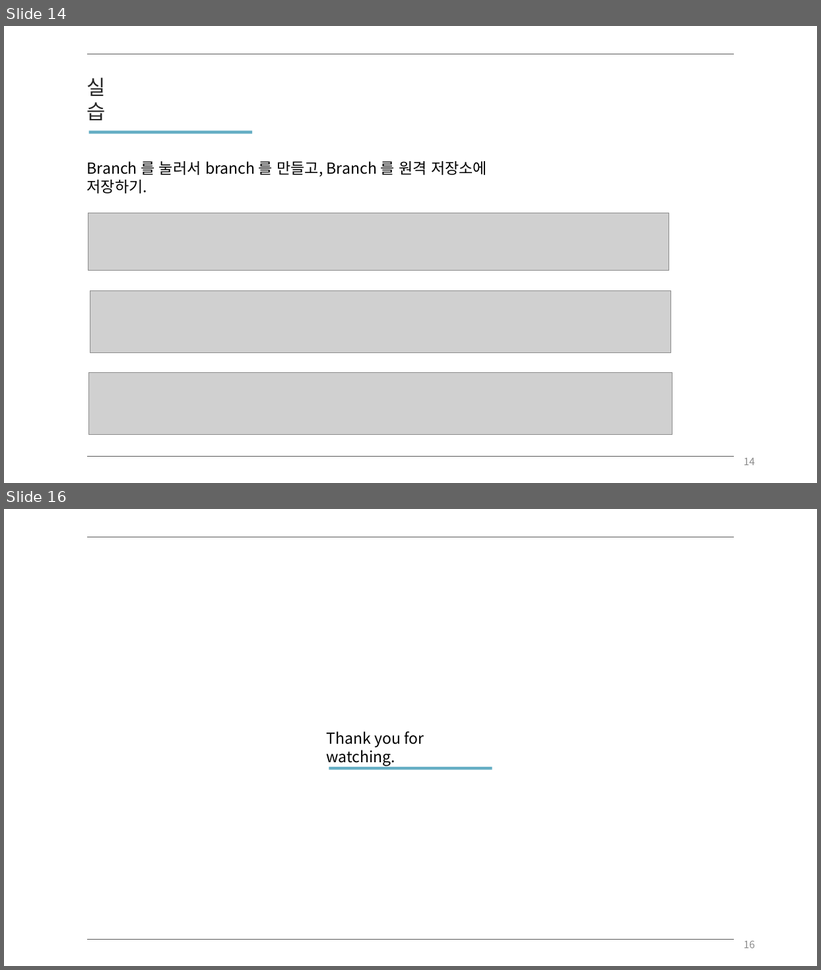
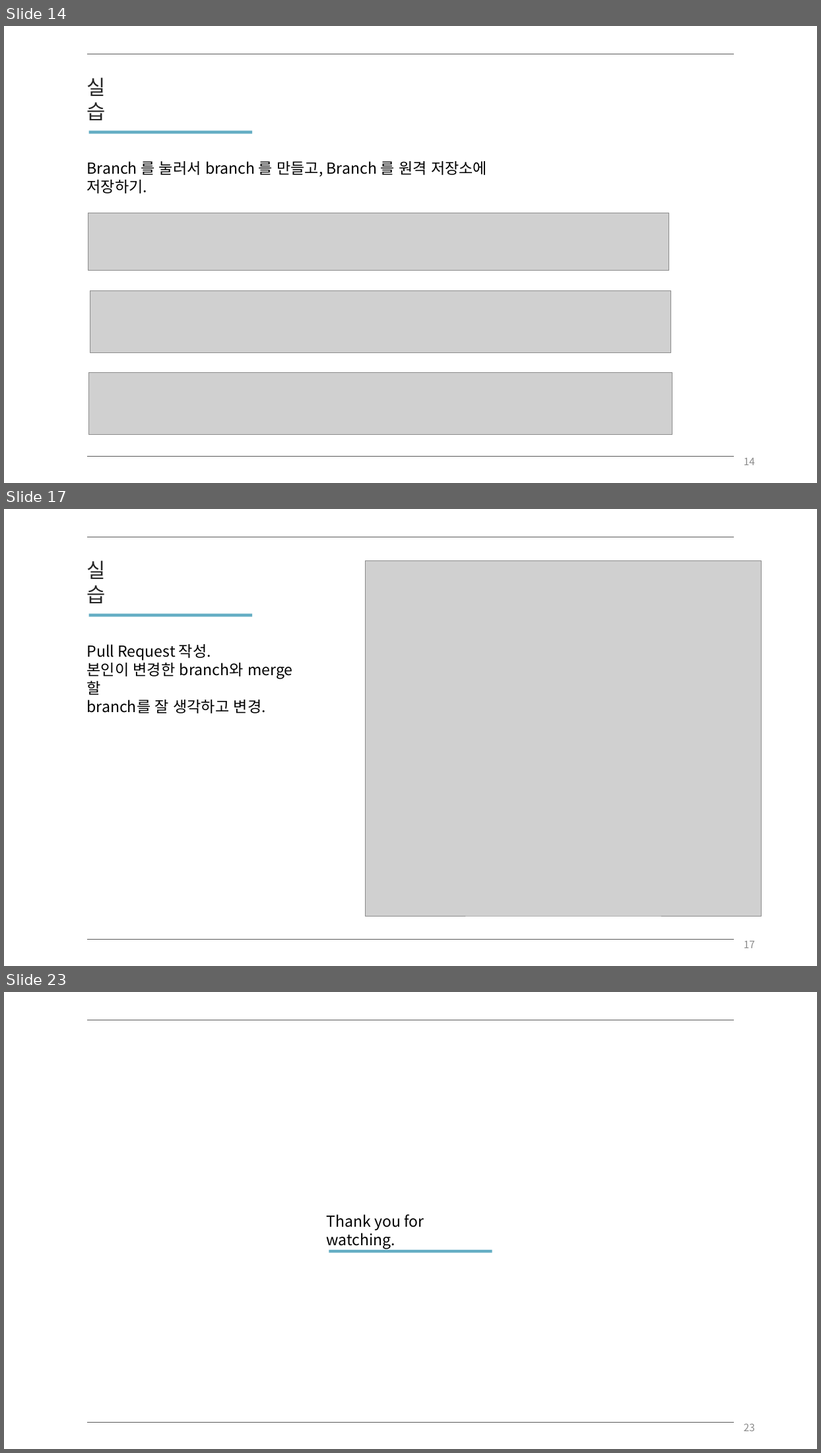
Before and after one commit to DongSang2Mong/study, a slide deck: Github 강의.pptx. Shown one above the other, each under a label of ours: slides 14 and 16 before the commit, slides 14, 17 and 23 after it; the slides between them are not shown. The pictures are 821x970 and 821x1453 pixels, drawn with LibreOffice and Linux fonts; fonts in the diff are those of the drawing; grey boxes stand for pictures. Boxes give left, top, right and bottom in pixels: in the first picture for what was removed or moved away, otherwise in the second. Text is boxed around its words. In the diff, an @@ line names an element or a change of style, - is before the commit and + after.

Commit message:
변경한 내용 추가
이걸 또 하냐고요!!!

```diff
--- a/Github 강의.pptx
+++ b/Github 강의.pptx
@@ slide 17 added at (4,509,817,966), background #FFFFFF @@
@@ line added from (87, 537) to (734, 537), #595959 0.5 pt @@
@@ text added at (87,560,106,603), 24 pt, text #262626 @@
+실습
@@ picture added at (366,561,762,916) @@
@@ rectangle added at (88,614,252,617), fill #65AEC4 @@
@@ text added at (87,644,292,714), 18 pt, text #000000 @@
+Pull Request 작성.
+본인이 변경한 branch와 merge 할
+branch를 잘 생각하고 변경.
@@ line added from (87, 940) to (734, 940), #595959 0.5 pt @@
@@ page number added at (744,941,755,949), 12 pt, text #8C8C8C @@
+17
@@ what was slide 16 is now slide 23 @@
@@ page number at (744,1424,755,1432): text changed @@
-16
+23
```
Also in this commit, not shown: 7 other slides added, 1 slide removed, 1 other file.
